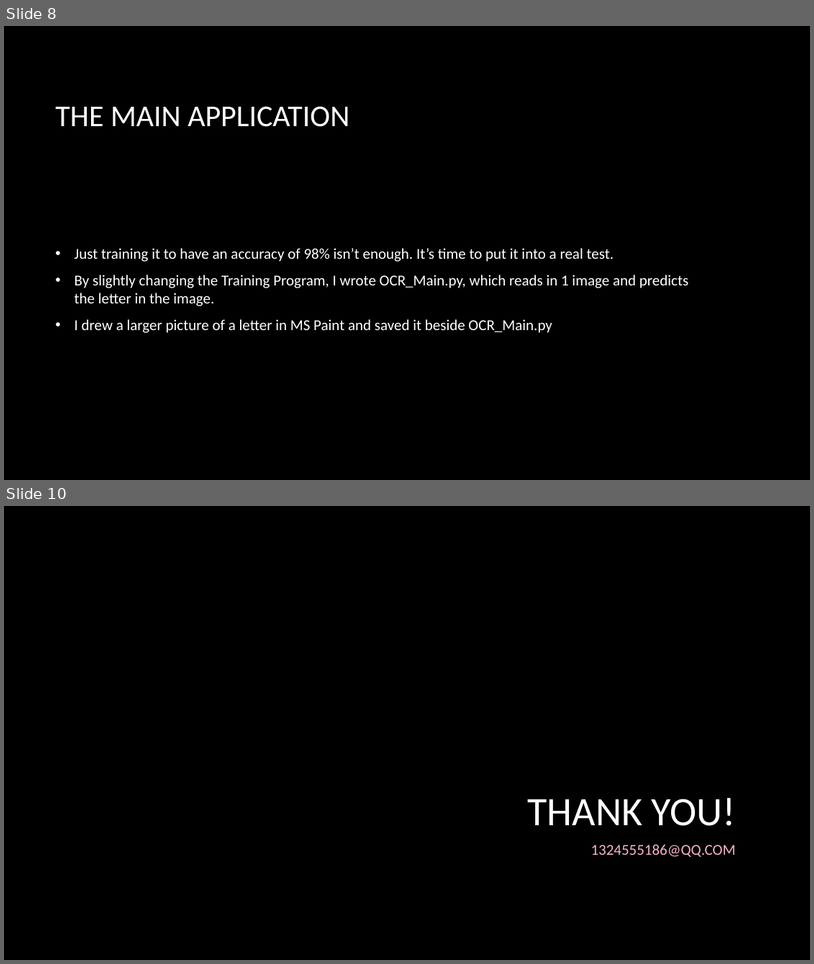
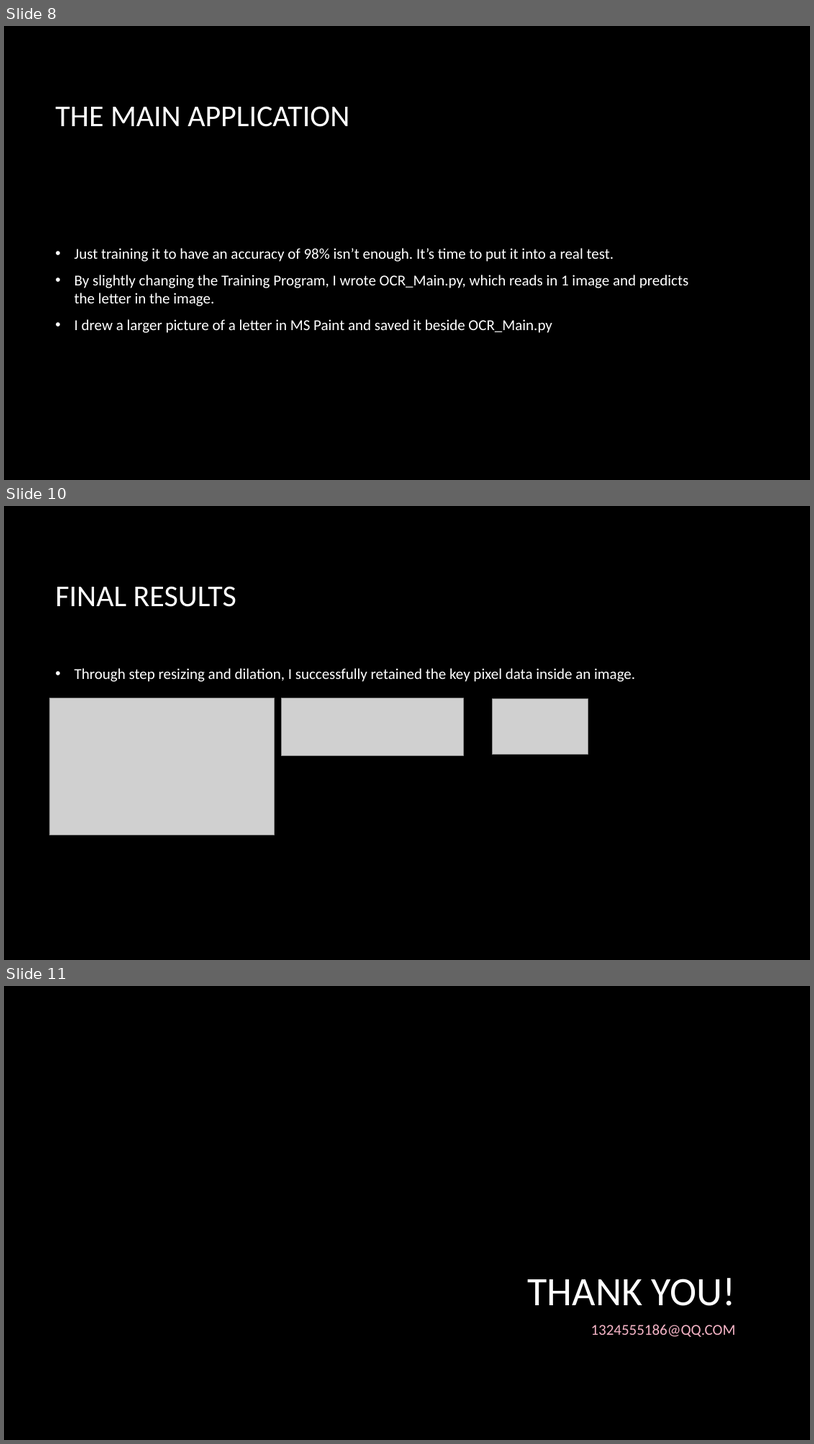
Before and after one commit to JustRodneyLee/ML101-OCR, a slide deck: Machine Learning 101.pptx. Shown one above the other, each under a label of ours: slides 8 and 10 before the commit, slides 8, 10 and 11 after it; the slides between them are not shown. The pictures are 814x964 and 814x1444 pixels, drawn with LibreOffice and Linux fonts; fonts in the diff are those of the drawing; grey boxes stand for pictures; background and template pictures are left out. Boxes give left, top, right and bottom in pixels: in the first picture for what was removed or moved away, otherwise in the second. Text is boxed around its words. In the diff, an @@ line names an element or a change of style, - is before the commit and + after.

```diff
--- a/Machine Learning 101.pptx
+++ b/Machine Learning 101.pptx
@@ slide 10 added at box(4, 506, 810, 960), background picture (left out) @@
@@ title added at box(55, 586, 237, 607), 36 pt, text #FFFFFF @@
+FINAL RESULTS
@@ text added at box(75, 668, 635, 682), 18 pt, text #FFFFFF @@
+• Through step resizing and dilation, I successfully retained the key pixel data inside an image.
@@ picture added at box(49, 698, 275, 835) @@
@@ picture added at box(282, 698, 464, 756) @@
@@ picture added at box(492, 699, 588, 754) @@
@@ what was slide 10 is now slide 11 @@
```
Also in this commit, not shown: 2 slides changed.
